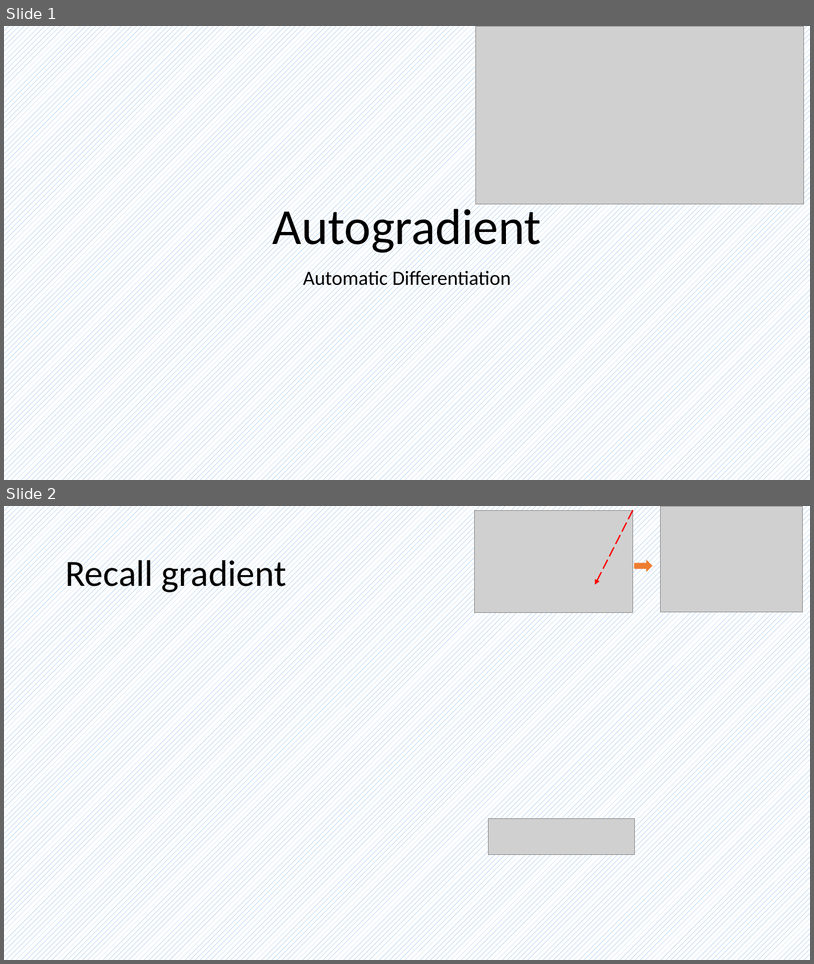
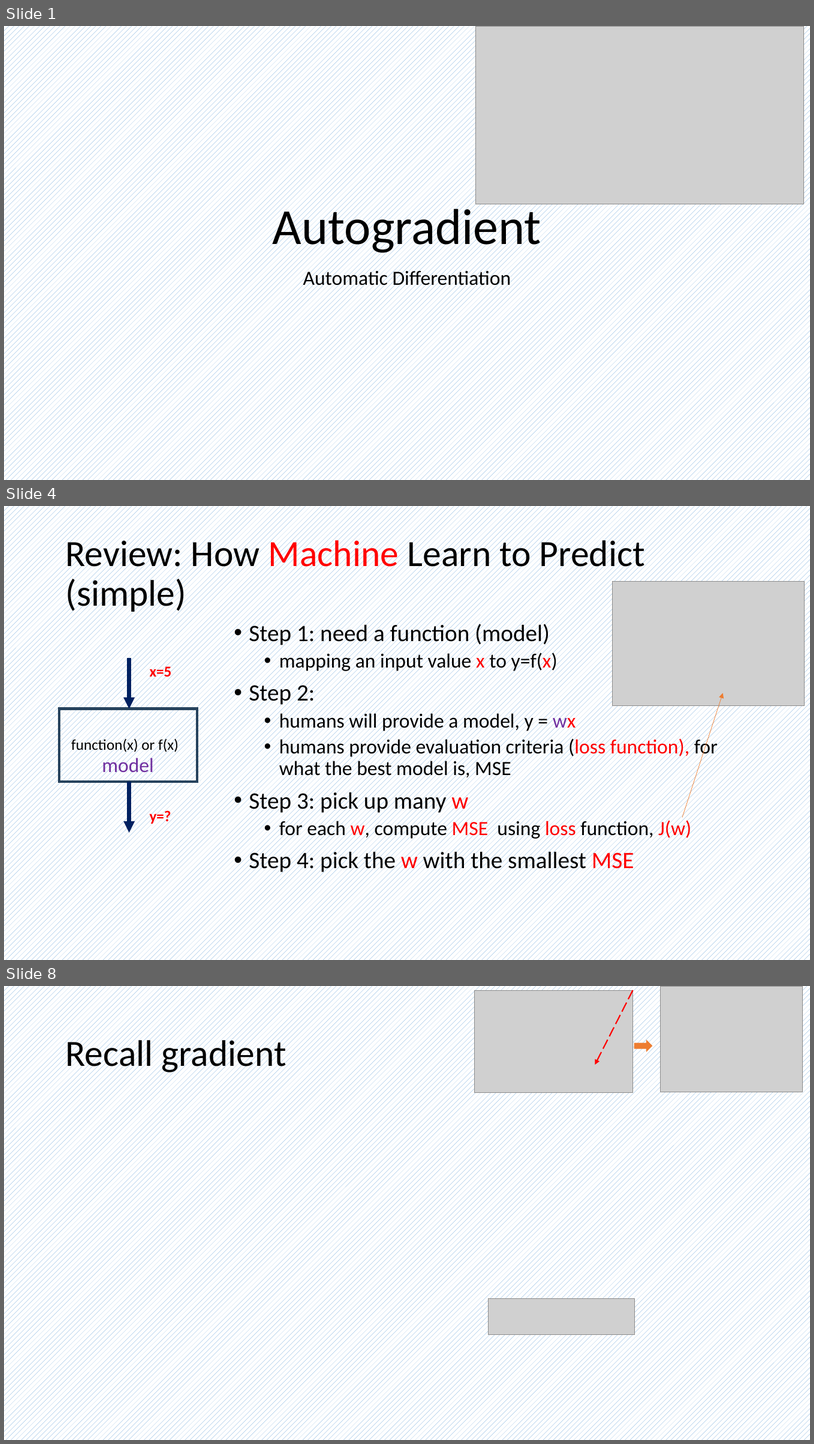
Before and after one commit to frankwxu/AI4DigitalForensics, a slide deck: CYFI445/lectures/03_linear_regressioin_autogradient/compute_autogradient.pptx. Shown one above the other, each under a label of ours: slides 1 and 2 before the commit, slides 1, 4 and 8 after it; the slides between them are not shown. The pictures are 814x964 and 814x1444 pixels, drawn with LibreOffice and Linux fonts; fonts in the diff are those of the drawing; grey boxes stand for pictures; background and template pictures are left out. Boxes give left, top, right and bottom in pixels: in the first picture for what was removed or moved away, otherwise in the second. Text is boxed around its words. In the diff, an @@ line names an element or a change of style, - is before the commit and + after.

```diff
--- a/CYFI445/lectures/03_linear_regressioin_autogradient/compute_autogradient.pptx
+++ b/CYFI445/lectures/03_linear_regressioin_autogradient/compute_autogradient.pptx
@@ slide 4 added at (4, 506, 810, 960), background pattern #5B9BD5 on #FFFFFF @@
@@ title added at (65, 535, 645, 615), 44 pt, text #000000 @@
+Review: How Machine Learn to Predict (simple)
@@ picture added at (613, 582, 806, 706) @@
@@ text added at (249, 621, 718, 874), 24 pt, text #000000 @@
+• Step 1: need a function (model)
+  • mapping an input value x to y=f(x)
+• Step 2:
+  • humans will provide a model, y = wx
+  • humans provide evaluation criteria (loss function), for what the best model is, MSE
+• Step 3: pick up many w
+  • for each w, compute MSE using loss function, J(w)
+• Step 4: pick the w with the smallest MSE
@@ arrow added from (129, 658) to (129, 709), #002060 4.5 pt @@
@@ text added at (150, 664, 172, 681), 18 pt, text #FF0000, bold @@
+x=5
@@ arrow added from (683, 817) to (723, 693), #ED7D31 0.5 pt @@
@@ rectangle added at (60, 709, 198, 782), outline #28445D 3 pt @@
@@ text added at (71, 738, 179, 754), 18 pt, text #000000 @@
+function(x) or f(x)
@@ text added at (102, 755, 154, 777), 24 pt, text #7030A0 @@
+model
@@ arrow added from (129, 782) to (129, 832), #002060 4.5 pt @@
@@ text added at (150, 808, 171, 825), 18 pt, text #FF0000, bold @@
+y=?
@@ what was slide 2 is now slide 8 @@
```
Also in this commit, not shown: 5 other slides added, 4 other files.
